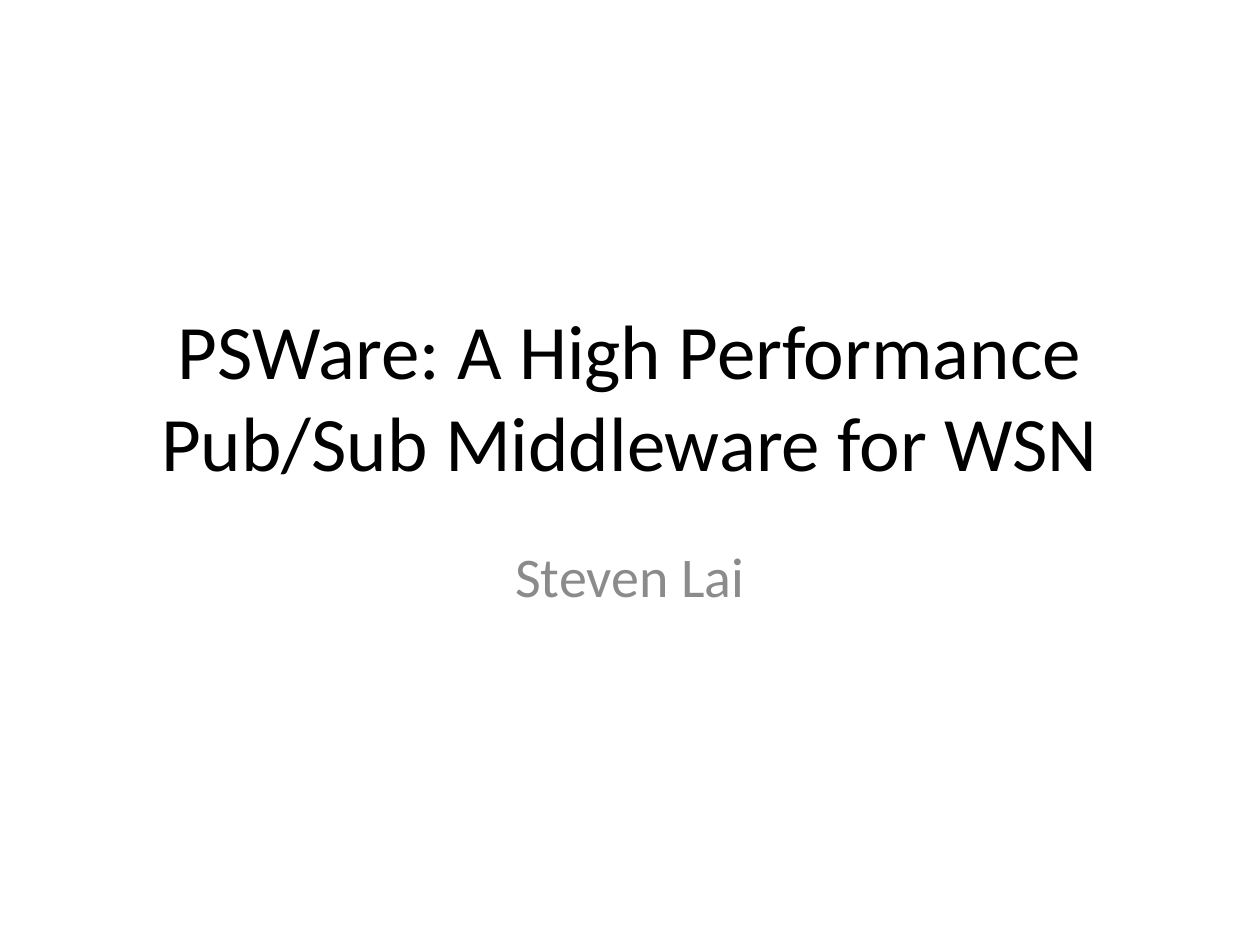
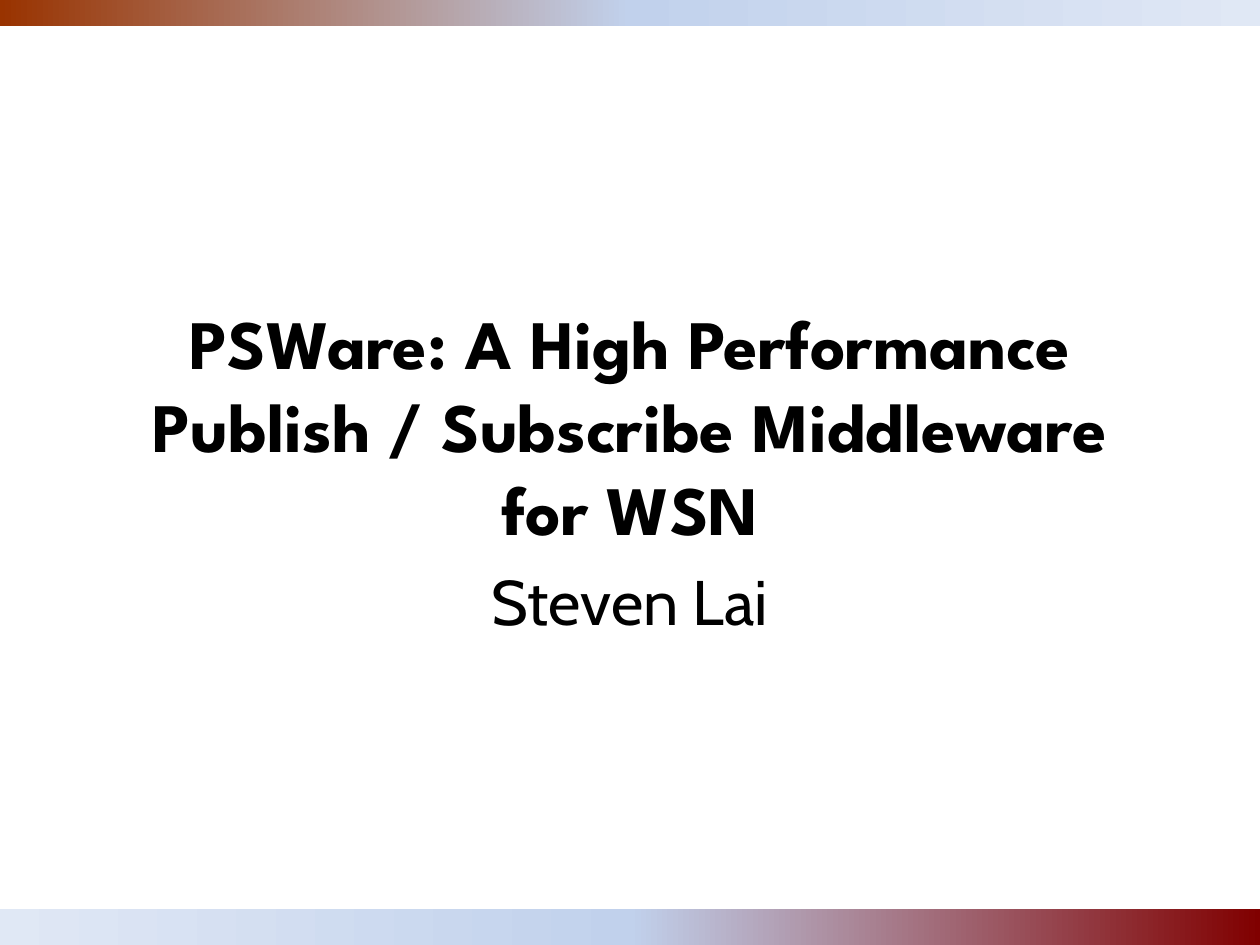
Before and after one commit to stevenylai/PaperWorks, a slide deck: slide 1 of thesis/ppt/PSWare.pptx. Drawn at 1260x945 pixels with LibreOffice and Linux fonts; fonts in the diff are those of the drawing; background and template pictures are left out. Boxes give left, top, right and bottom in pixels: in the first picture for what was removed or moved away, otherwise in the second. Text is boxed around its words. In the diff, an @@ line names an element or a change of style, - is before the commit and + after.

```diff
--- a/thesis/ppt/PSWare.pptx
+++ b/thesis/ppt/PSWare.pptx
@@ rectangle added at [0,0,1260,26], fill gradient #993300 to #C2D1ED to #E1E8F5 @@
@@ title "PSWare: A High Performance Publish ..." at [153,320,1107,536]: vertical alignment middle to top @@
@@ title at [153,320,1107,536]: text changed; size 44 to 39.6 pt; font Calibri to League Spartan; bold on @@
-PSWare: A High Performance Pub/Sub Middleware for WSN
+PSWare: A High Performance Publish / Subscribe Middleware for WSN
@@ subtitle "Steven Lai": place and size @@
-subtitle "Steven Lai" at [515,558,744,598]
+subtitle "Steven Lai" at [492,580,768,626]
@@ subtitle "Steven Lai" at [492,580,768,626]: size 32 to 36 pt, font Calibri to Cabin, text colour #8C8C8C to #000000, bold on @@
@@ rectangle added at [0,910,1260,945], fill gradient #800000 to #C2D1ED to #E1E8F5 @@
@@ page number added at [932,907,1260,945], 12 pt, text #FFCC66 @@
+1
```
Also in this commit, not shown: 6 other slides changed, 27 slides added, 7 slides removed, 2 other files.
